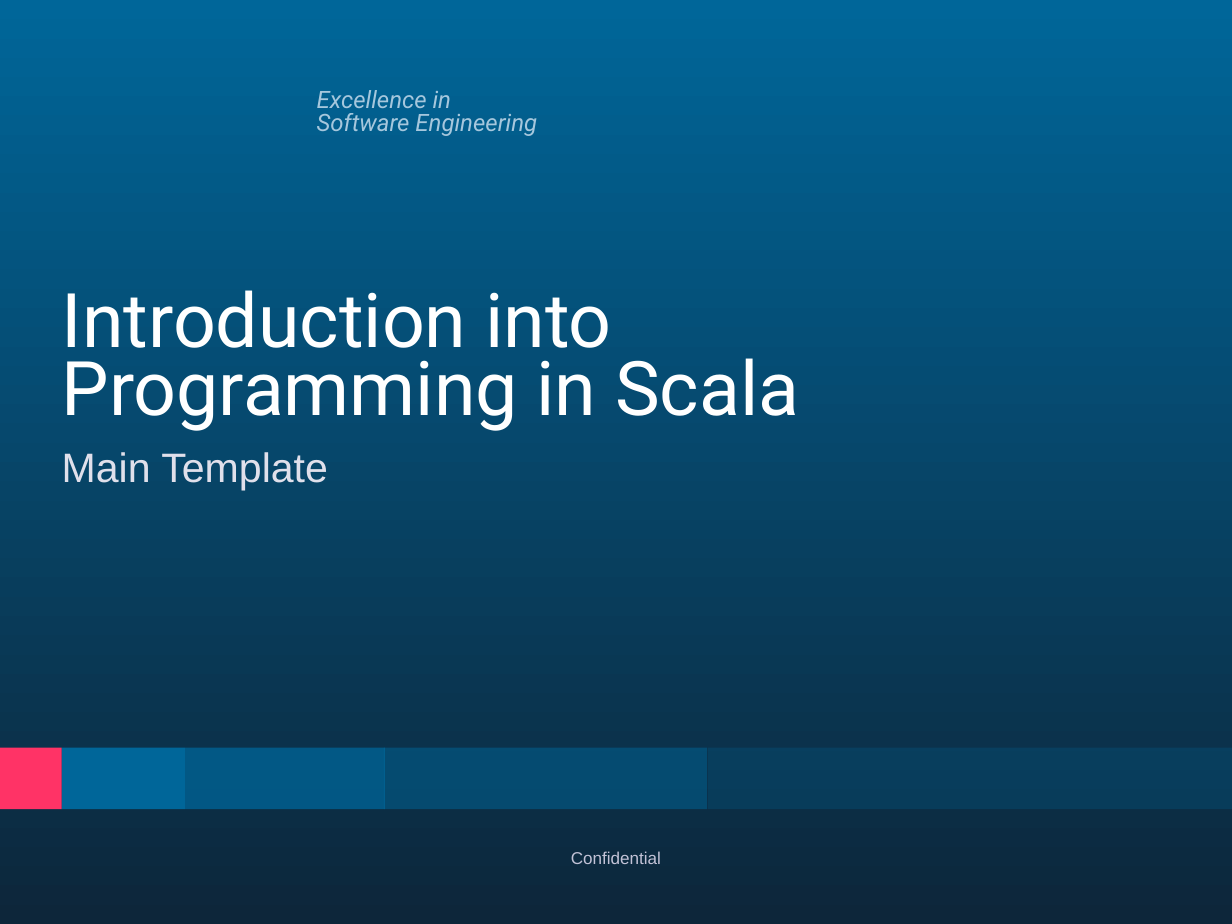
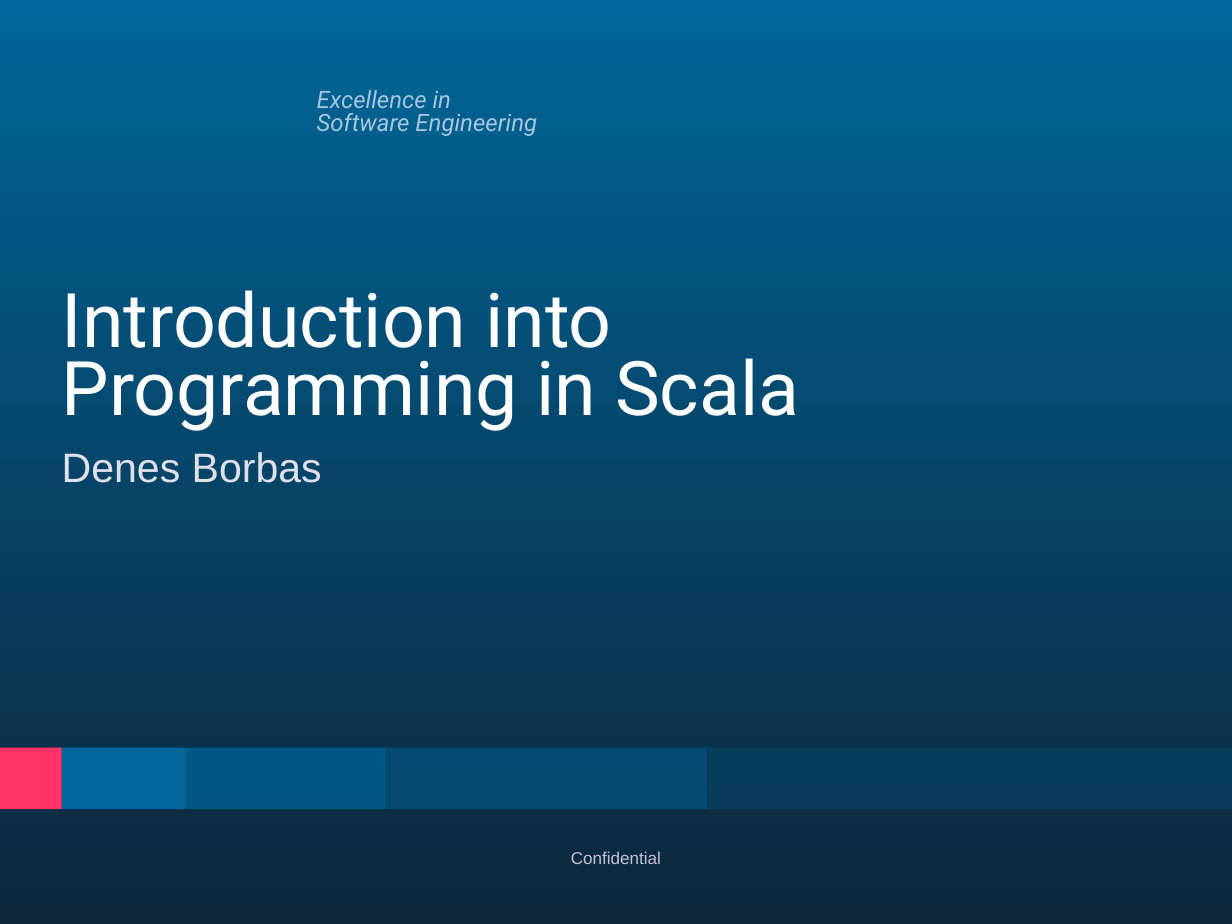
Before and after one commit to denkodoki/scala-tarining-1, a slide deck: slide 1 of ppt/scala-beg-training.pptx. Drawn at 1232x924 pixels with LibreOffice and Linux fonts; fonts in the diff are those of the drawing; background and template pictures are left out. Boxes give left, top, right and bottom in pixels: in the first picture for what was removed or moved away, otherwise in the second. Text is boxed around its words. In the diff, an @@ line names an element or a change of style, - is before the commit and + after.

```diff
--- a/ppt/scala-beg-training.pptx
+++ b/ppt/scala-beg-training.pptx
@@ text at [62,452,322,483]: text changed @@
-Main Template
+Denes Borbas
```
Also in this commit, not shown: 2 other slides changed, 3 slides added, 20 other files.
